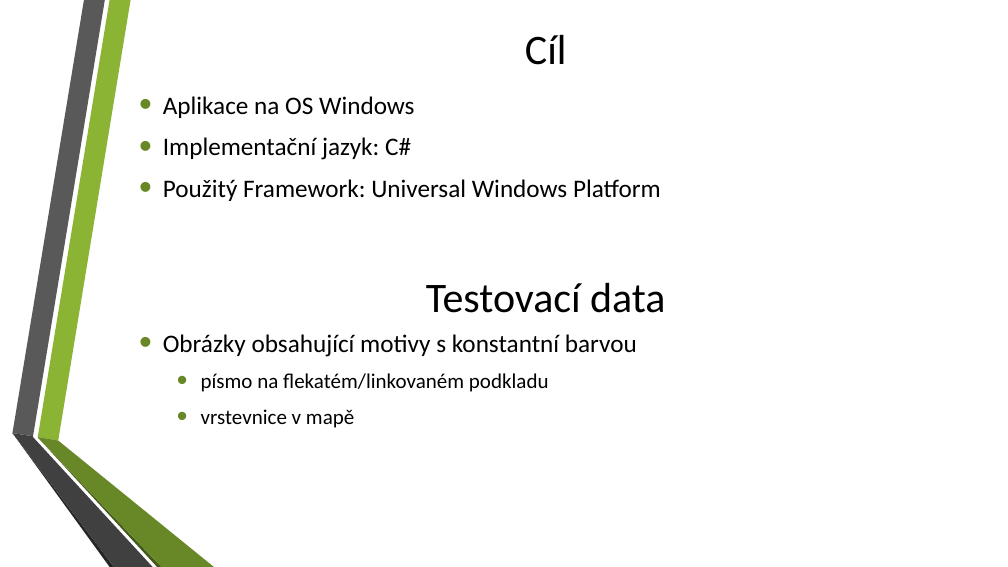
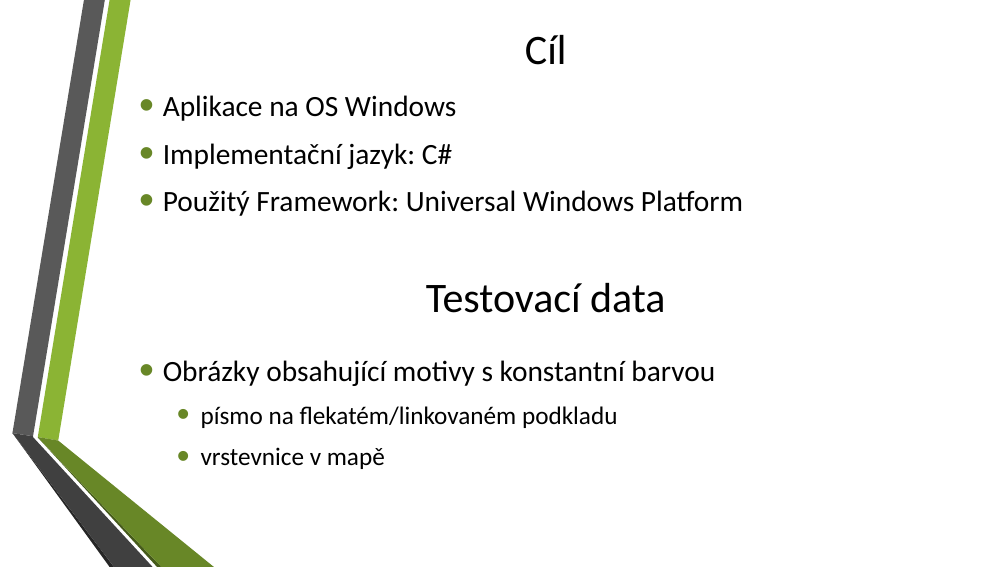
Before and after one commit to adamjez/ZPO, a slide deck: slide 2 of ZPO.App/Docs/zpo_prezentace.pptx. Drawn at 1008x567 pixels with LibreOffice and Linux fonts; fonts in the diff are those of the drawing; background and template pictures are left out. Boxes give left, top, right and bottom in pixels: in the first picture for what was removed or moved away, otherwise in the second. Text is boxed around its words. In the diff, an @@ line names an element or a change of style, - is before the commit and + after.

```diff
--- a/ZPO.App/Docs/zpo_prezentace.pptx
+++ b/ZPO.App/Docs/zpo_prezentace.pptx
@@ text "Aplikace na OS Windows" at [163,95,743,216]: size 24 to 28 pt @@
@@ text "Obrázky obsahující motivy s konstantní ...": place and size @@
-text "Obrázky obsahující motivy s konstantní ..." at [163,334,637,428]
+text "Obrázky obsahující motivy s konstantní ..." at [163,360,715,469]
@@ text "Obrázky obsahující motivy s konstantní ..." at [163,360,715,469]: size 24 to 28 pt in "Obrázky obsahující motivy s konstantní barvou"; size 20 to 24 pt in "písmo na flekatém/linkovaném podkladu", "vrstevnice v mapě" @@
```
Also in this commit, not shown: 2 other slides changed, 4 other files.
